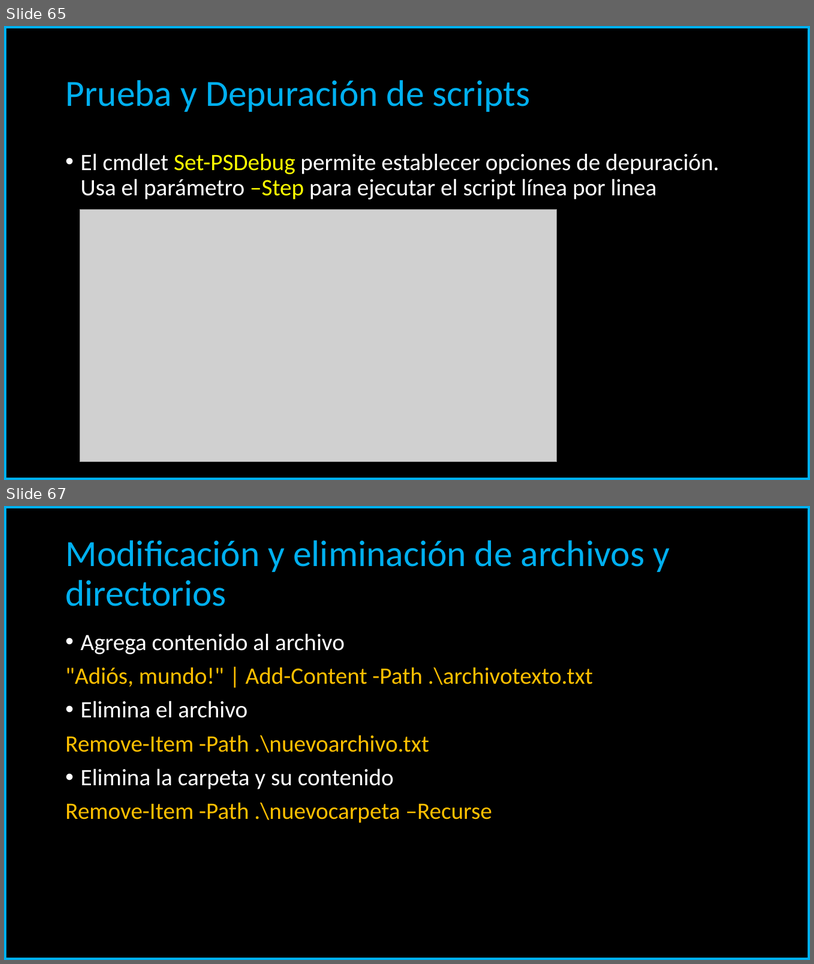
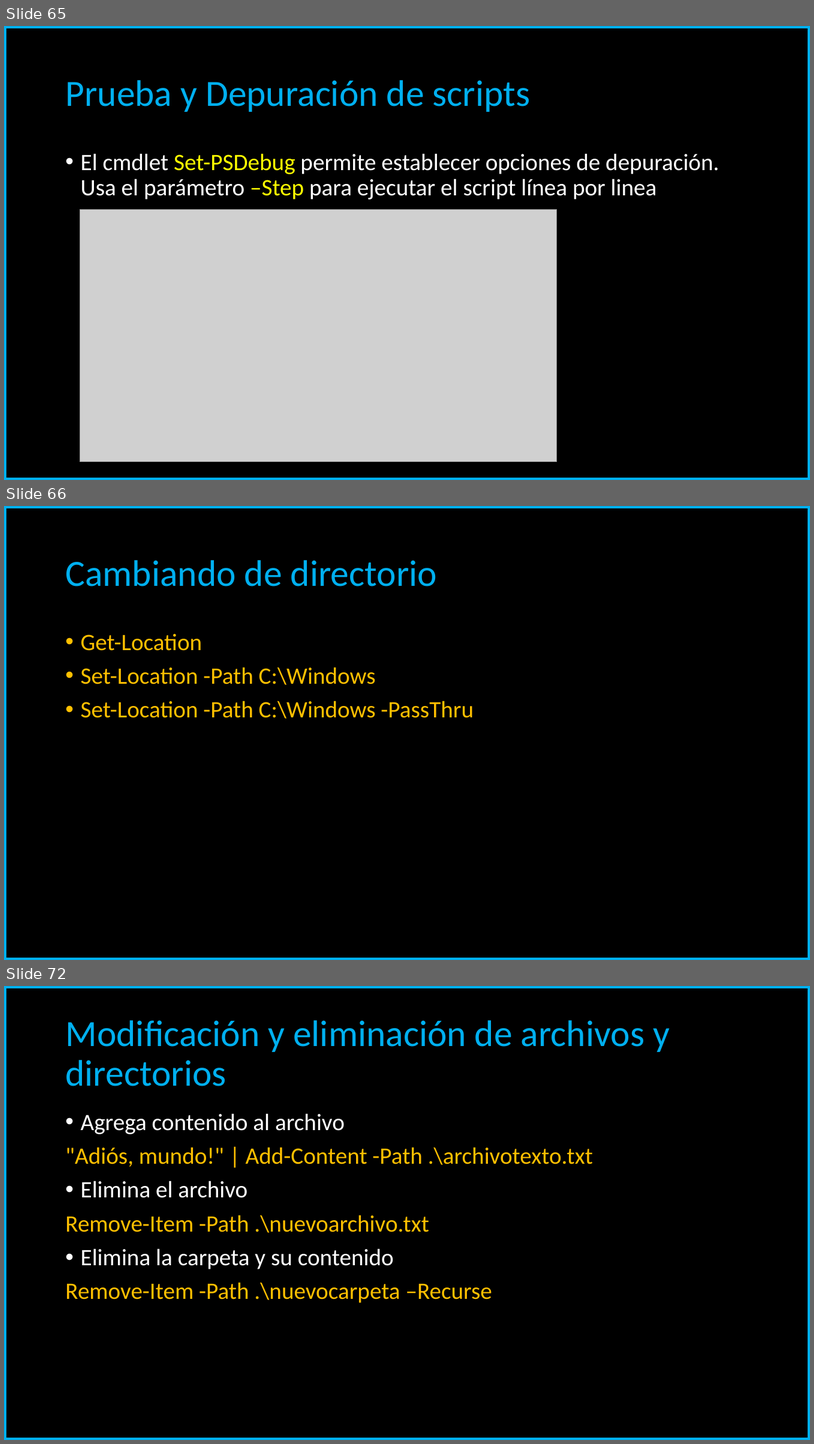
Before and after one commit to carloscarreno/linuxscripting, a slide deck: PowerShell Scripting.pptx. Shown one above the other, each under a label of ours: slides 65 and 67 before the commit, slides 65, 66 and 72 after it; the slides between them are not shown. The pictures are 814x964 and 814x1444 pixels, drawn with LibreOffice and Linux fonts; fonts in the diff are those of the drawing; grey boxes stand for pictures. Boxes give left, top, right and bottom in pixels: in the first picture for what was removed or moved away, otherwise in the second. Text is boxed around its words. In the diff, an @@ line names an element or a change of style, - is before the commit and + after.

```diff
--- a/PowerShell Scripting.pptx
+++ b/PowerShell Scripting.pptx
@@ slide 66 added at [4, 506, 810, 960], background #000000; not listed: 1 template element that a slide beside it also shows @@
@@ title added at [65, 560, 437, 586], 44 pt, text #00B0F0 @@
+Cambiando de directorio
@@ text added at [81, 634, 474, 718], 28 pt, text #FFC000 @@
+• Get-Location
+• Set-Location -Path C:\Windows
+• Set-Location -Path C:\Windows -PassThru
@@ what was slide 67 is now slide 72 @@
```
Also in this commit, not shown: 4 slides changed, 7 other slides added, 1 slide removed.
